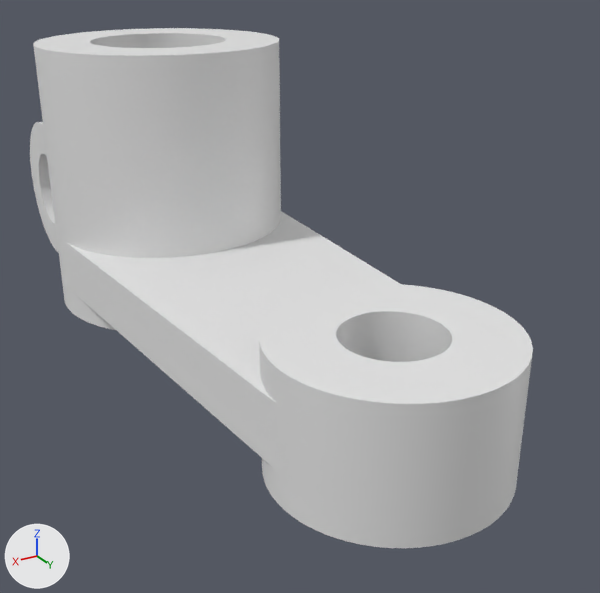
One commit to the Blender file DimensionedDrawingToAccurate3DPartUsingBlender.blend: the scene before it, then after it.
The view is the same before and after, from a 50 mm camera at (0.0607, 0.1525, 0.0673) aimed at (-0.0096, 0.0352, 0.0087). Every picture has the same lights, and +X, +Y and +Z are marked at lower left.

In view in the first picture: 'Back'.
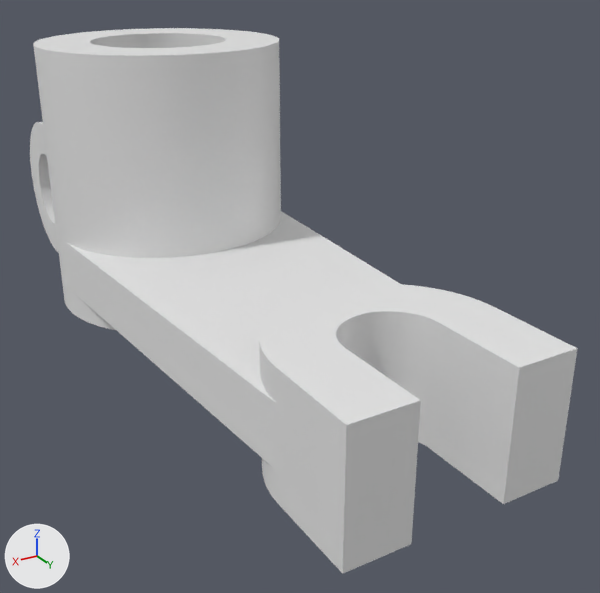
What differs and where, as boxes (x1, y1, x2, y2) in the pictures (600 x 593 px):
'Back', reshaped (9% wider): before (30, 28, 533, 548); after (30, 28, 578, 574)
part 1 of me_cylinder_004, cut back: before (277, 307, 533, 548); after (277, 307, 578, 574)

Edits to the bpy script that builds the scene:
```text
Change me_cylinder_004:
    used by ob_back; location = (0.0, 0.0, 0.0)
    remove me_cylinder_004.from_pydata(...)  # 3976 vertices, 2454 faces; spans x -0.0225..0.0225, y -0.05..0.0925, z 0.0..0.05
    add me_cylinder_004.from_pydata(...)  # 3222 vertices, 1950 faces; spans x -0.0225..0.0225, y -0.05..0.09, z 0.0..0.05
    me_cylinder_004 part 1: 8 vertices moved from x -0.0175..0.0175, y 0.0752..0.0754, z 0.0..0.02 to x -0.0175..0.0175, y 0.09, z 0.0..0.02; 754 vertices removed from x -0.0175..0.0175, y 0.0754..0.0925, z 0.0..0.02
```
